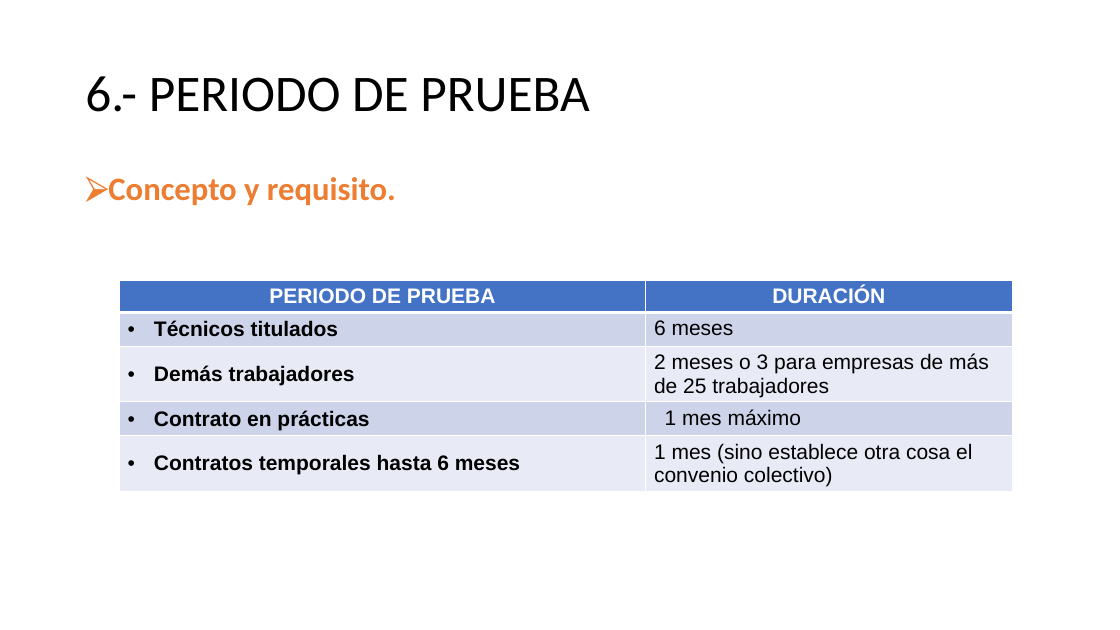
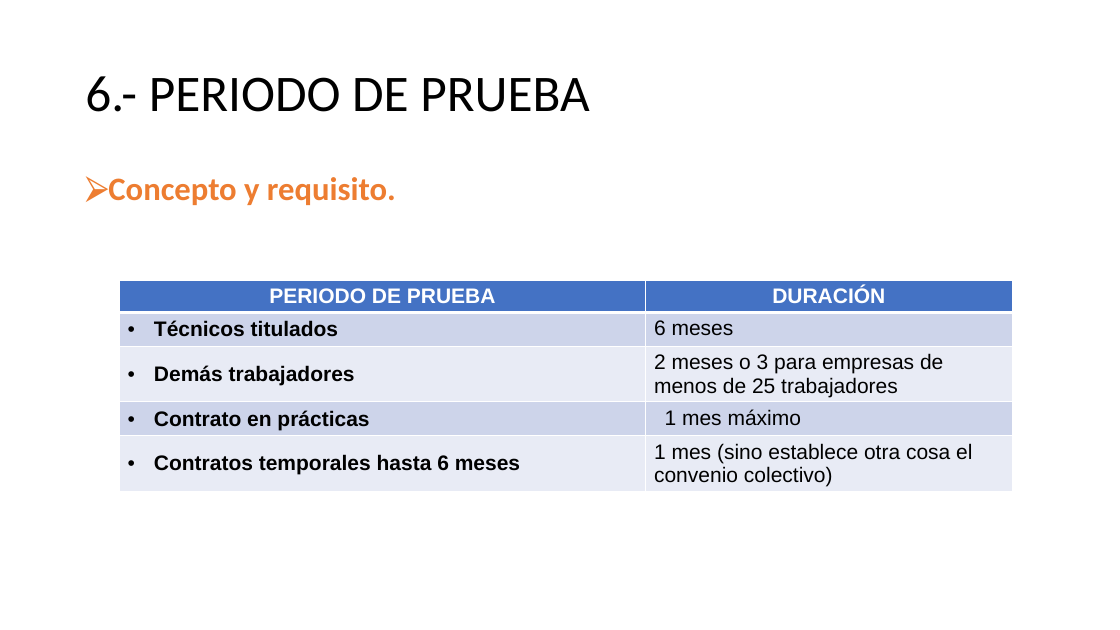
Before and after one commit to DiMaPaGa/daw1, a slide deck: slide 15 of PROGRAMACION/FOL/TEMA 1 FOL ALUMNOS.pptx. Drawn at 1120x630 pixels with LibreOffice and Linux fonts; fonts in the diff are those of the drawing. Boxes give left, top, right and bottom in pixels: in the first picture for what was removed or moved away, otherwise in the second. Text is boxed around its words. In the diff, an @@ line names an element or a change of style, - is before the commit and + after.

```diff
--- a/PROGRAMACION/FOL/TEMA 1 FOL ALUMNOS.pptx
+++ b/PROGRAMACION/FOL/TEMA 1 FOL ALUMNOS.pptx
@@ table at (119,281,1012,500) @@
-row 3, column 2: 2 meses o 3 para empresas de más de 25 trabajadores
+row 3, column 2: 2 meses o 3 para empresas de menos de 25 trabajadores
```
Also in this commit, not shown: 5 other files.
